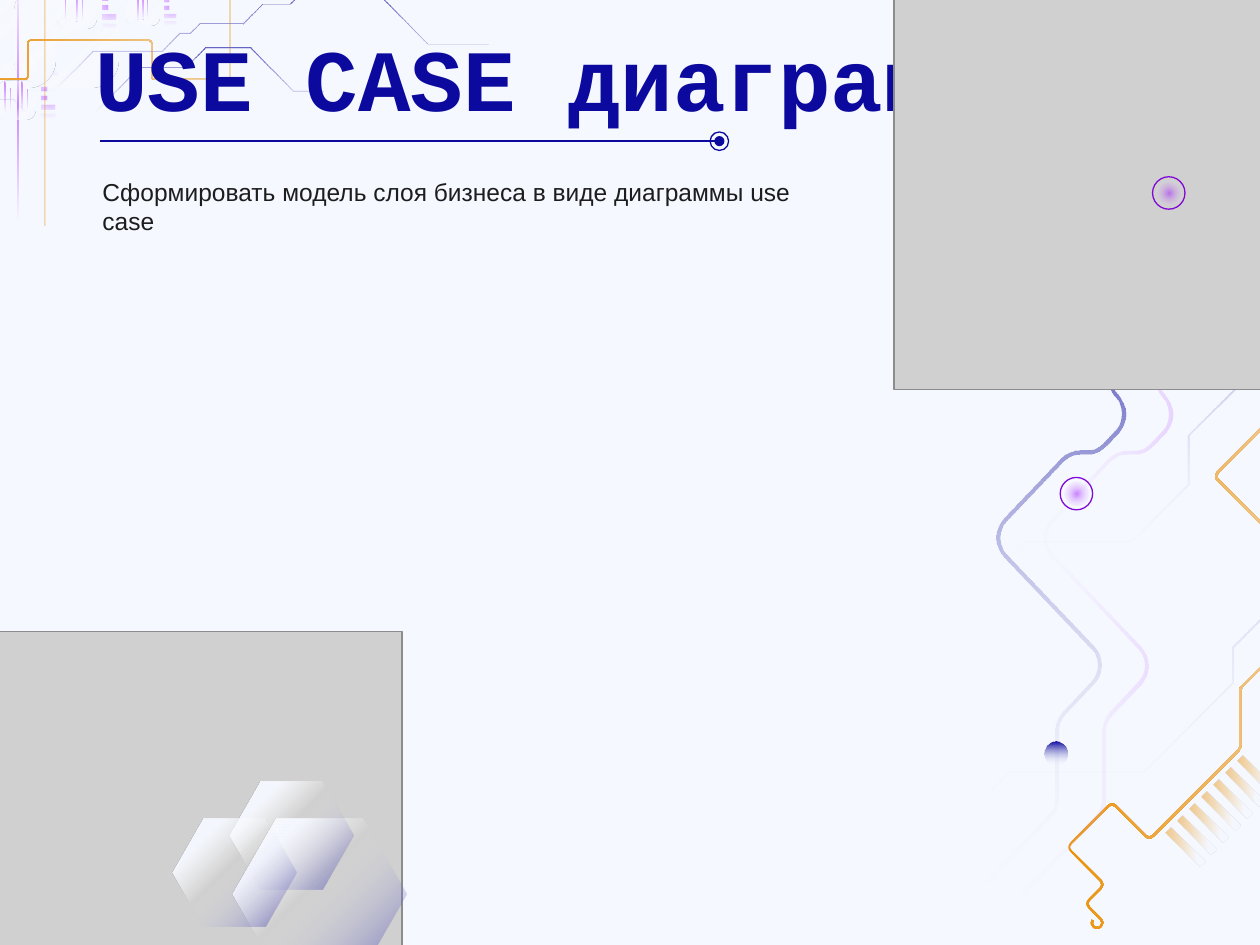
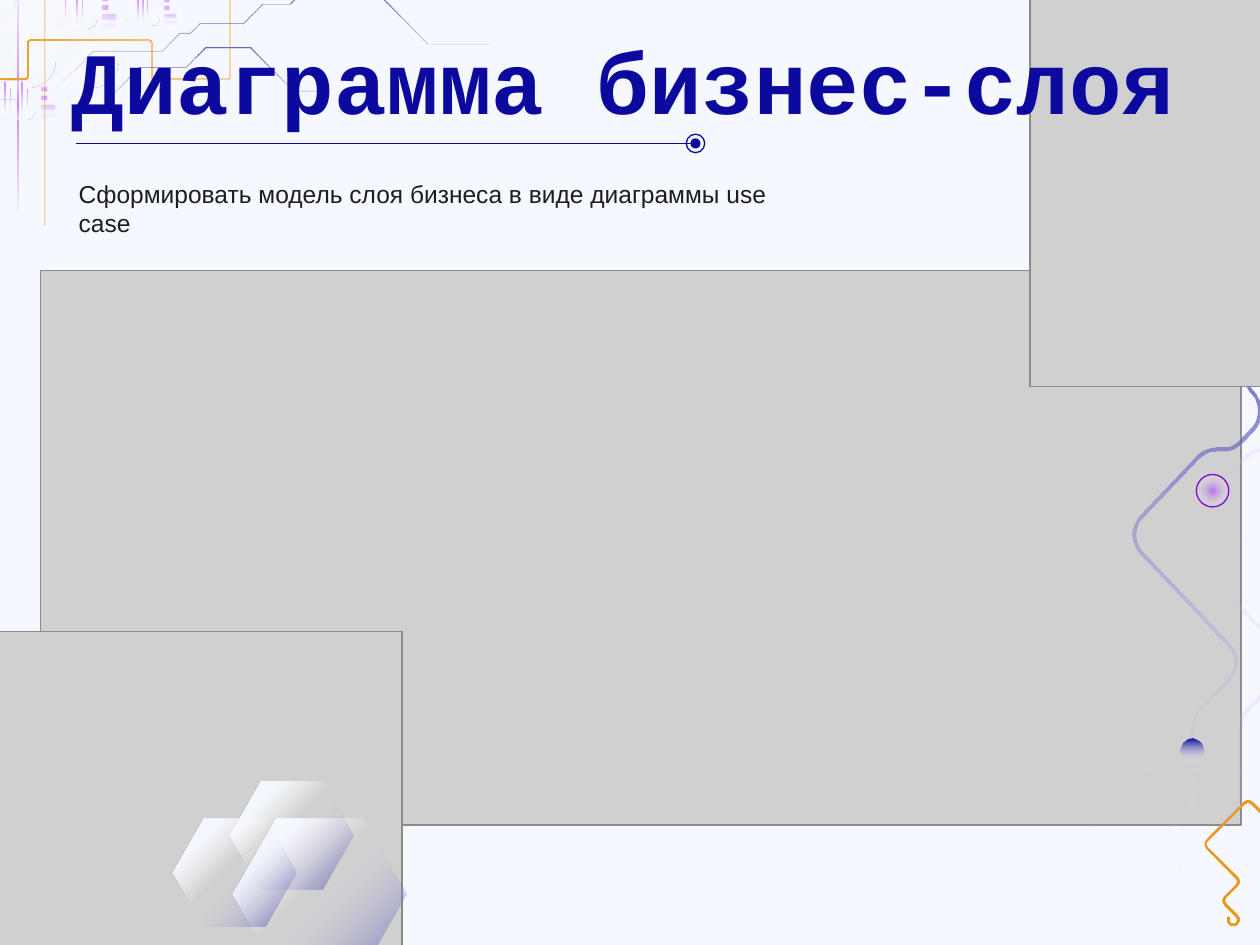
Before and after one commit to DaL1ner/virtual_queue_management_system, a slide deck: slide 7 of reports/presentation/sprint-01.pptx. Drawn at 1260x945 pixels with LibreOffice and Linux fonts; fonts in the diff are those of the drawing; grey boxes stand for pictures. Boxes give left, top, right and bottom in pixels: in the first picture for what was removed or moved away, otherwise in the second. Text is boxed around its words. In the diff, an @@ line names an element or a change of style, - is before the commit and + after.

```diff
--- a/reports/presentation/sprint-01.pptx
+++ b/reports/presentation/sprint-01.pptx
@@ picture: place and size @@
-picture at [893, 0, 1260, 391]
+picture at [1031, 0, 1260, 387]
@@ title at [72, 50, 1175, 137]: text changed @@
-USE CASE диаграмма
+Диаграмма бизнес-слоя
@@ line moved from (101, 141) - (716, 141) to (77, 144) - (692, 144) @@
@@ ellipse: place and size @@
-ellipse at [711, 132, 730, 151]
+ellipse at [687, 134, 706, 152]
@@ ellipse: place and size @@
-ellipse at [714, 136, 724, 146]
+ellipse at [690, 139, 701, 149]
@@ subtitle "Сформировать модель слоя бизнеса в ...": place and size @@
-subtitle "Сформировать модель слоя бизнеса в ..." at [102, 183, 790, 231]
+subtitle "Сформировать модель слоя бизнеса в ..." at [79, 185, 766, 233]
@@ group removed at [1153, 176, 1260, 867]: 7 freeform shapes, 2 ellipses @@
@@ picture added at [40, 271, 1241, 825] @@
@@ 3 freeform shapes, 2 ellipses: place and size @@
-3 freeform shapes, 2 ellipses at [964, 106, 1260, 907]
+3 freeform shapes, 2 ellipses at [1100, 102, 1260, 903]
@@ 2 freeform shapes, 1 ellipse: place and size @@
-2 freeform shapes, 1 ellipse at [931, 108, 1260, 929]
+2 freeform shapes, 1 ellipse at [1067, 106, 1260, 926]
```
Also in this commit, not shown: 6 other slides changed, 2 slides added, 2 slides removed.
